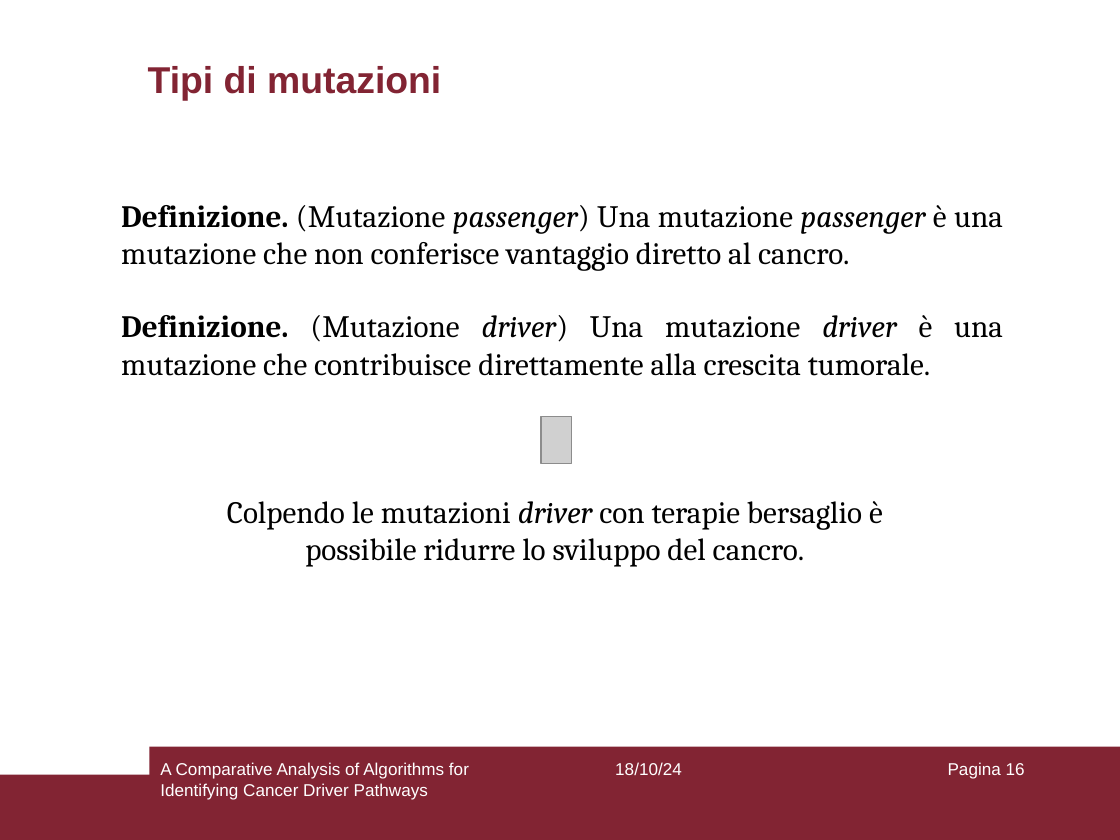
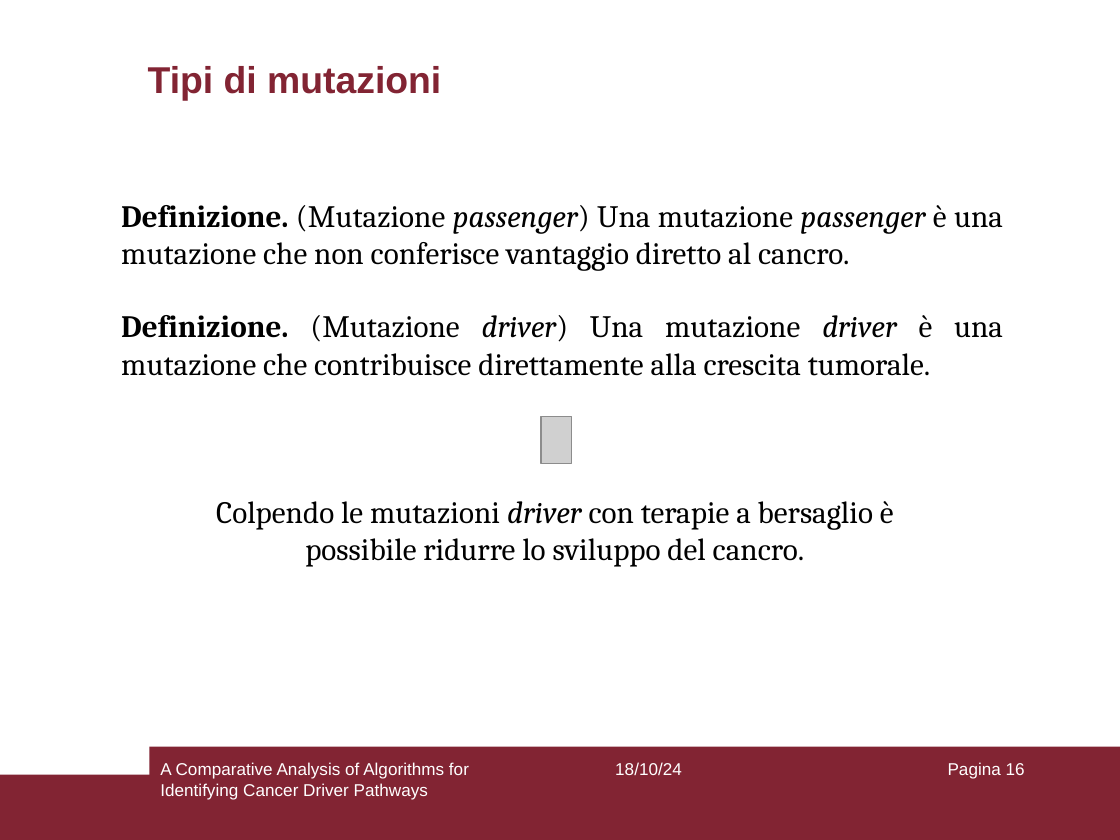
Before and after one commit to aflaag/bsc-thesis, a slide deck: slide 16 of presentation/slides.odp. Drawn at 1120x840 pixels with LibreOffice and Linux fonts; fonts in the diff are those of the drawing; grey boxes stand for pictures. Boxes give left, top, right and bottom in pixels: in the first picture for what was removed or moved away, otherwise in the second. Text is boxed around its words. In the diff, an @@ line names an element or a change of style, - is before the commit and + after.

```diff
--- a/presentation/slides.odp
+++ b/presentation/slides.odp
@@ text at box(216, 501, 894, 567): text changed @@
-Colpendo le mutazioni driver con terapie bersaglio è possibile ridurre lo sviluppo del cancro.
+Colpendo le mutazioni driver con terapie a bersaglio è possibile ridurre lo sviluppo del cancro.
```
Also in this commit, not shown: 12 other slides changed, 2 slides added, 6 other files.
